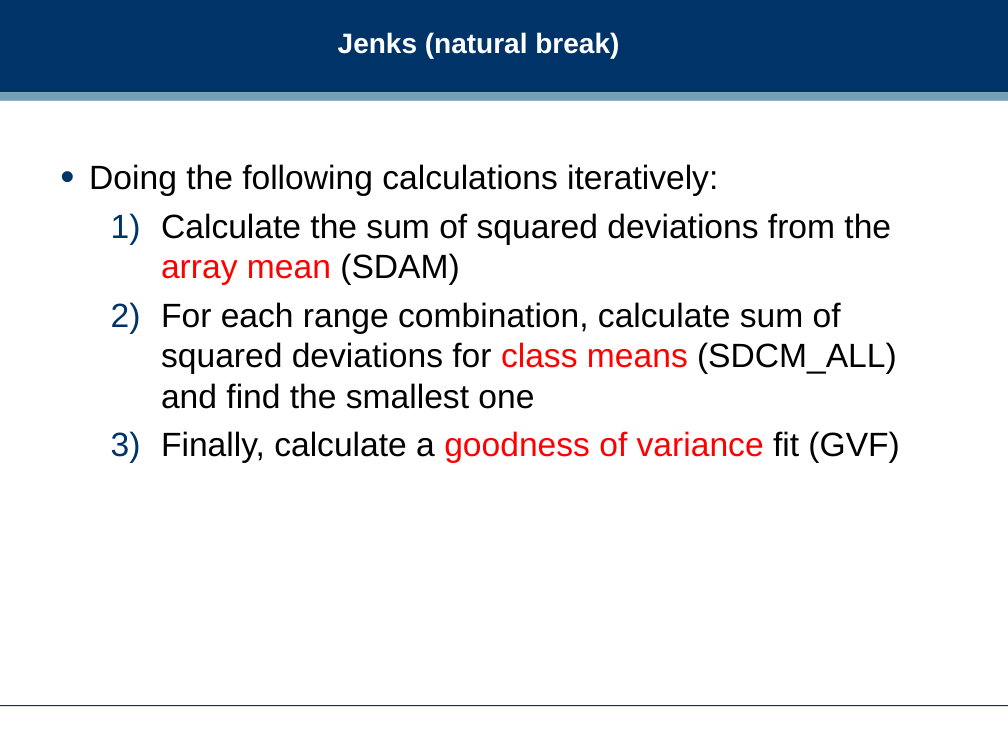
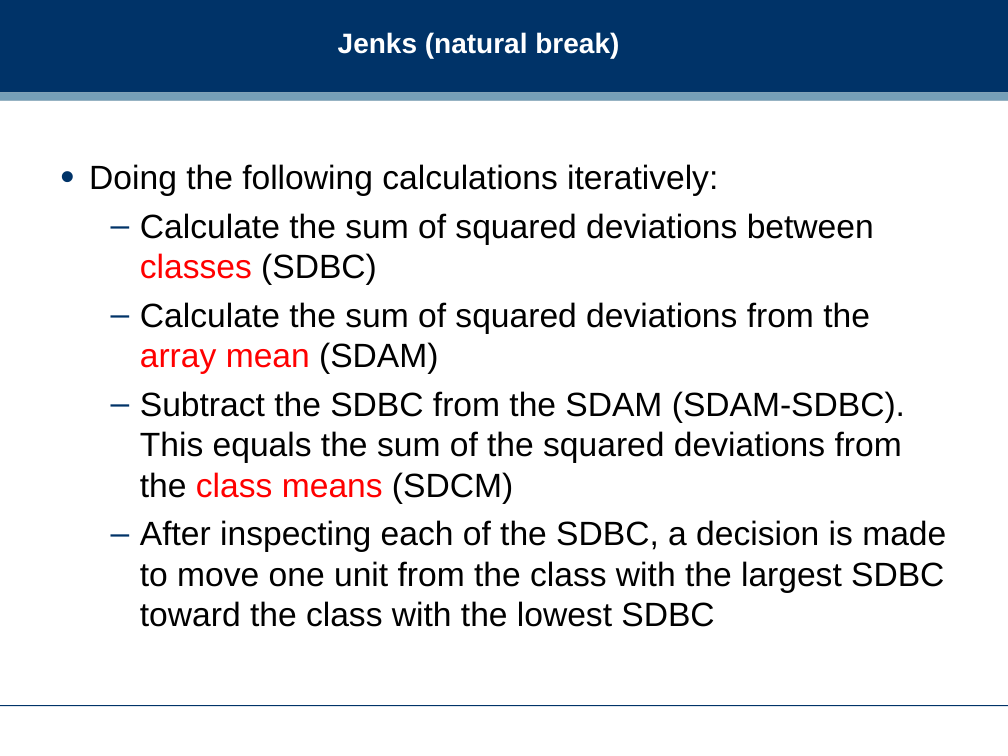
Before and after one commit to dreamind/ix, a slide deck: slide 16 of lectures/making-sense-data/bivariate-analysis.ppt (slide 14 before the commit). Drawn at 1008x756 pixels with LibreOffice and Linux fonts; fonts in the diff are those of the drawing; background and template pictures are left out. Boxes give left, top, right and bottom in pixels: in the first picture for what was removed or moved away, otherwise in the second. Text is boxed around its words. In the diff, an @@ line names an element or a change of style, - is before the commit and + after.

```diff
--- a/lectures/making-sense-data/bivariate-analysis.ppt
+++ b/lectures/making-sense-data/bivariate-analysis.ppt
@@ text at [140, 213, 874, 285]: paragraph added @@
+  – Calculate the sum of squared deviations between classes (SDBC)
@@ text at [140, 302, 870, 374]: bullet 1) to – @@
@@ text at [140, 391, 946, 627]: text changed @@
-  2) For each range combination, calculate sum of squared deviations for class means (SDCM_ALL) and find the smallest one
-  3) Finally, calculate a goodness of variance fit (GVF)
+  – Subtract the SDBC from the SDAM (SDAM-SDBC). This equals the sum of the squared deviations from the class means (SDCM)
+  – After inspecting each of the SDBC, a decision is made to move one unit from the class with the largest SDBC toward the class with the lowest SDBC
```
Also in this commit, not shown: 8 other slides changed, 4 slides added, 3 slides removed.
